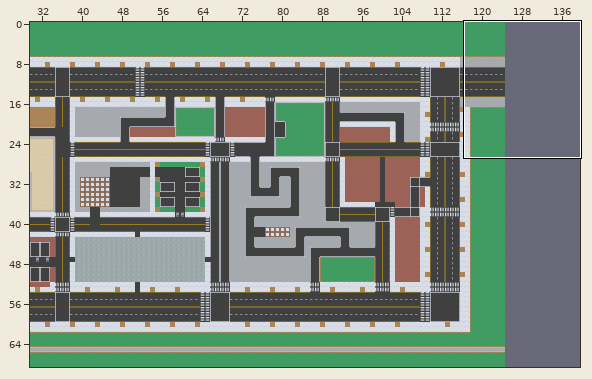
An edit to a level. LDtk project, Assets/Map/Map/Team-Project-Map.ldtk. The first picture is a wide view before the edit; the outline marks the close-up.
Close-up. Earlier state:
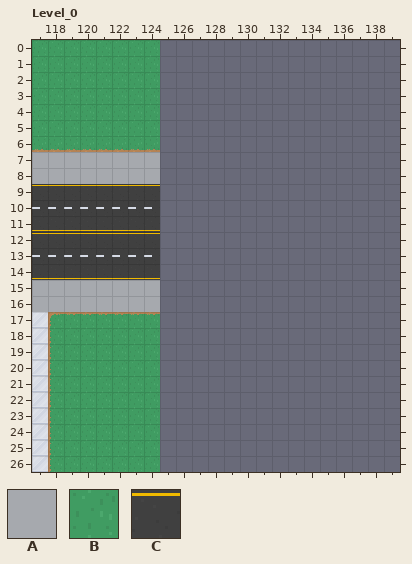
Cells are 16x16 px. Shown: Level_0 x 117..139, y 0..26. The old version is drawn lined up with the new one.
Key: from "Cement": A 1 "Cement"; from "Grass": B 1 "Grass"; from "Yellow_Line_Road_Big_H": C 1 "Yellow_Line_Road_Big_H".
_ is an empty cell.
Layers that did not change in this view are not listed.
Layer "Cement" before, first column x 117:
 0 _______________________
 1 _______________________
 2 _______________________
 3 _______________________
 4 _______________________
 5 _______________________
 6 _______________________
 7 AAAAAAAA_______________
 8 AAAAAAAA_______________
 9 _______________________
10 _______________________
11 _______________________
12 _______________________
13 _______________________
14 _______________________
15 AAAAAAAA_______________
16 AAAAAAAA_______________
17 _______________________
18 _______________________
19 _______________________
20 _______________________
21 _______________________
22 _______________________
23 _______________________
24 _______________________
Layer "Grass" before, first column x 117:
 0 BBBBBBBB_______________
 1 BBBBBBBB_______________
 2 BBBBBBBB_______________
 3 BBBBBBBB_______________
 4 BBBBBBBB_______________
 5 BBBBBBBB_______________
 6 BBBBBBBB_______________
 7 _______________________
 8 _______________________
 9 _______________________
10 _______________________
11 _______________________
12 _______________________
13 _______________________
14 _______________________
15 _______________________
16 _______________________
17 _BBBBBBB_______________
18 _BBBBBBB_______________
19 _BBBBBBB_______________
20 _BBBBBBB_______________
21 _BBBBBBB_______________
22 _BBBBBBB_______________
23 _BBBBBBB_______________
24 _BBBBBBB_______________
25 _BBBBBBB_______________
26 _BBBBBBB_______________
Layer "Yellow_Line_Road_Big_H" before, first column x 117:
 5 _______________________
 6 _______________________
 7 _______________________
 8 _______________________
 9 _______________________
10 _______________________
11 _______________________
12 CCCCCCCC_______________
13 _______________________
14 _______________________
15 _______________________
16 _______________________
17 _______________________
18 _______________________
19 _______________________
20 _______________________
After:
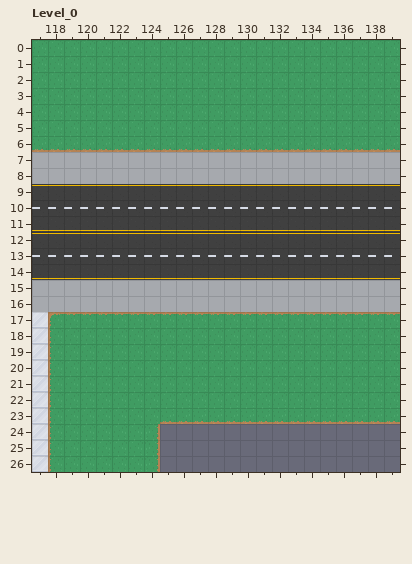
The edit:
Changed rows in their new state; . is an unchanged cell.
map size 125x69 -> 140x69 cells
Layer "Cement":
first column x 125:
 7 AAAAAAAAAAAAAAA
 8 AAAAAAAAAAAAAAA
first column x 125:
15 AAAAAAAAAAAAAAA
16 AAAAAAAAAAAAAAA
Layer "Grass":
first column x 125:
 0 BBBBBBBBBBBBBBB
 1 BBBBBBBBBBBBBBB
 2 BBBBBBBBBBBBBBB
 3 BBBBBBBBBBBBBBB
 4 BBBBBBBBBBBBBBB
 5 BBBBBBBBBBBBBBB
 6 BBBBBBBBBBBBBBB
first column x 125:
17 BBBBBBBBBBBBBBB
18 BBBBBBBBBBBBBBB
19 BBBBBBBBBBBBBBB
20 BBBBBBBBBBBBBBB
21 BBBBBBBBBBBBBBB
22 BBBBBBBBBBBBBBB
23 BBBBBBBBBBBBBBB
Layer "Yellow_Line_Road_Big_H":
first column x 125:
12 CCCCCCCCCCCCCCC
